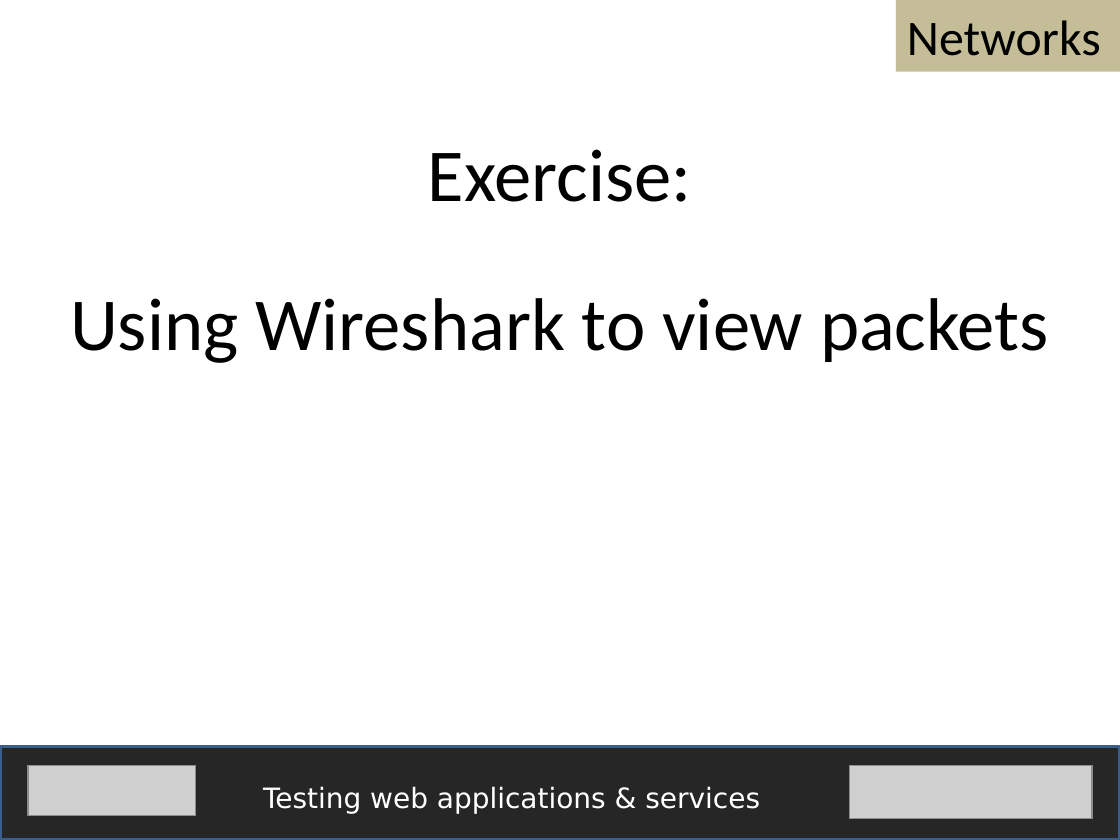
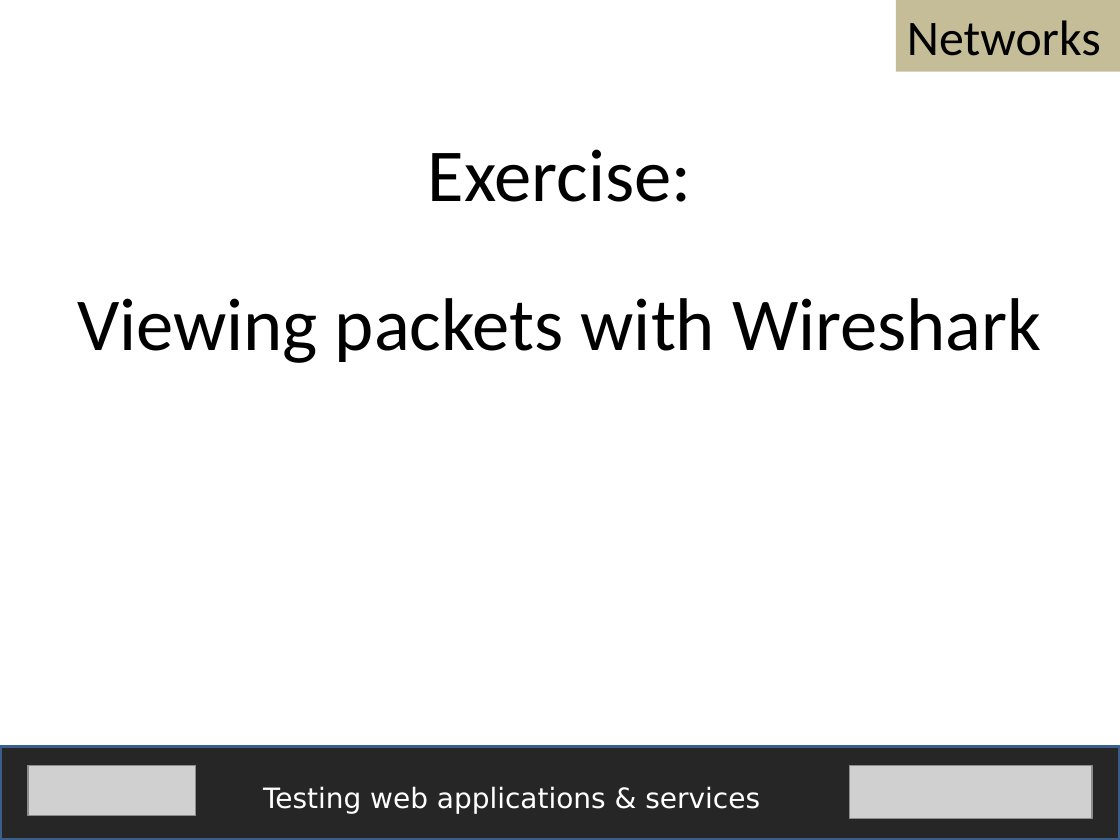
Before and after one commit to fijiaaron/testing-web-apps-and-services, a slide deck: slide 12 of presentations/A technical understanding of the web.pptx (slide 11 before the commit). Drawn at 1120x840 pixels with LibreOffice and Linux fonts; fonts in the diff are those of the drawing; grey boxes stand for pictures. Boxes give left, top, right and bottom in pixels: in the first picture for what was removed or moved away, otherwise in the second. Text is boxed around its words. In the diff, an @@ line names an element or a change of style, - is before the commit and + after.

```diff
--- a/presentations/A technical understanding of the web.pptx
+++ b/presentations/A technical understanding of the web.pptx
@@ text at (x1=77, y1=298, x2=1042, y2=363): text changed @@
-Using Wireshark to view packets
+Viewing packets with Wireshark
```
Also in this commit, not shown: 3 other slides changed, 2 slides added, 8 other files.
